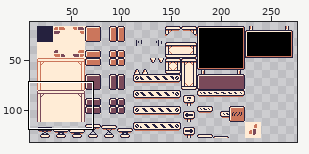
Two states of a sprite sheet, assets/tileset.png. The first picture is a wide view before the edit; the outline marks the close-up.
Close-up. As it was:
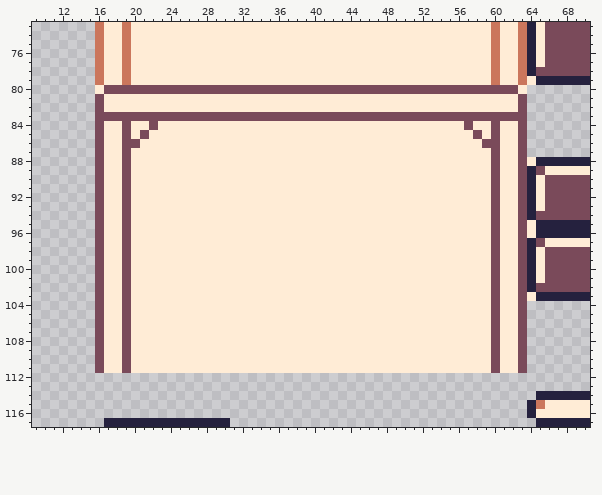
The file is 400x144 pixels. Shown: x 9..70, y 73..117. The wide view leaves out empty margins.
After:
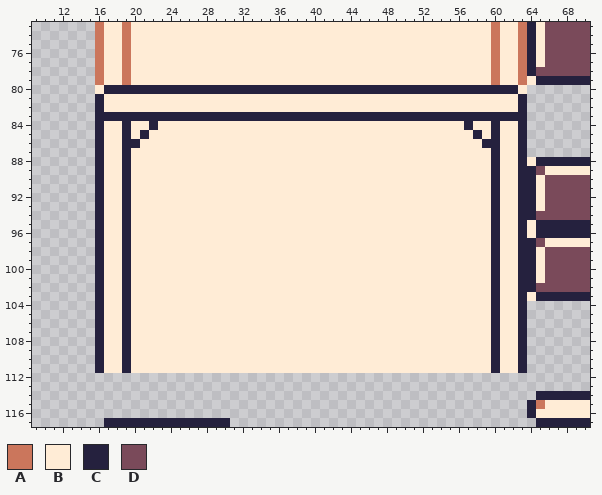
Palette (. is transparent): A #cb765c  B #ffecd6  C #25213e  D #7a4a5a
The edit:
Colour D gives way to colour C in row 80 at x 17 to 62; in rows 81 to 82 at x 16 and 63; in row 83 at x 16 to 63; in row 84 at x 16, 19, 22, 57, 60 and 63; in row 85 at x 16, 19, 21, 58, 60 and 63; in row 86 at x 16, 19 to 20, 59 to 60 and 63.
Colour D gives way to colour C in rows 87 to 111 at x 16, 19, 60 and 63.
Boxes around the changes in both close-ups, in picture pixels (x1, y1, x2, y2):
changed: (95, 85, 527, 373)
